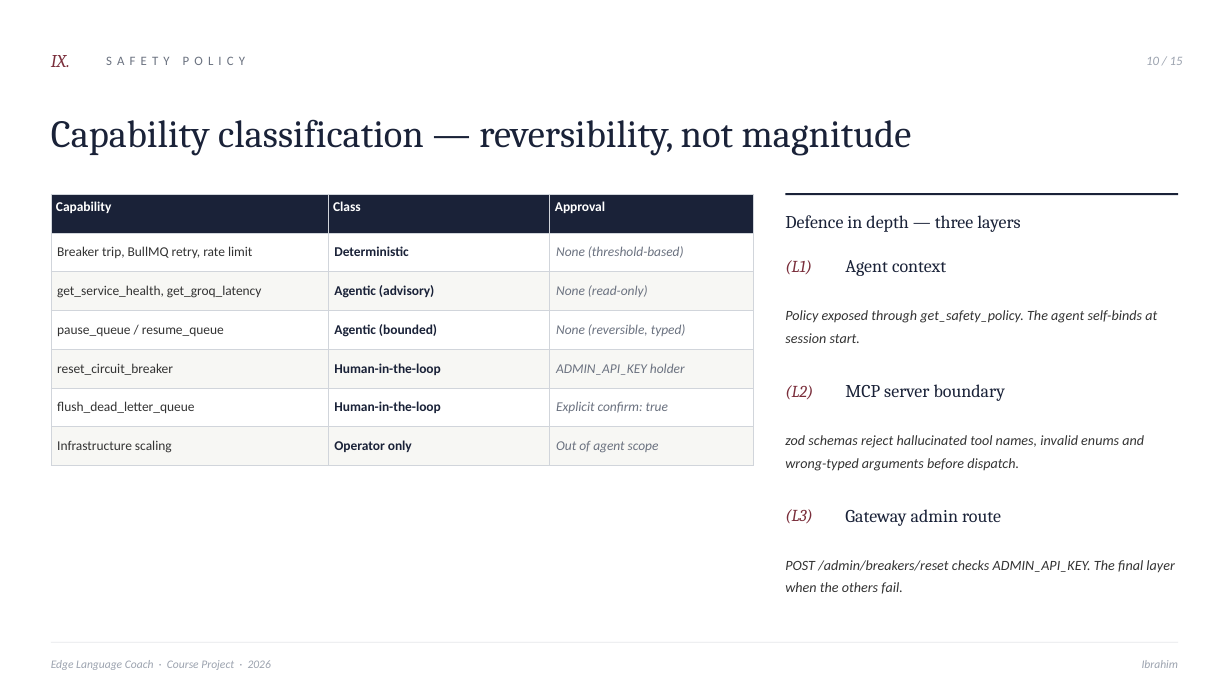
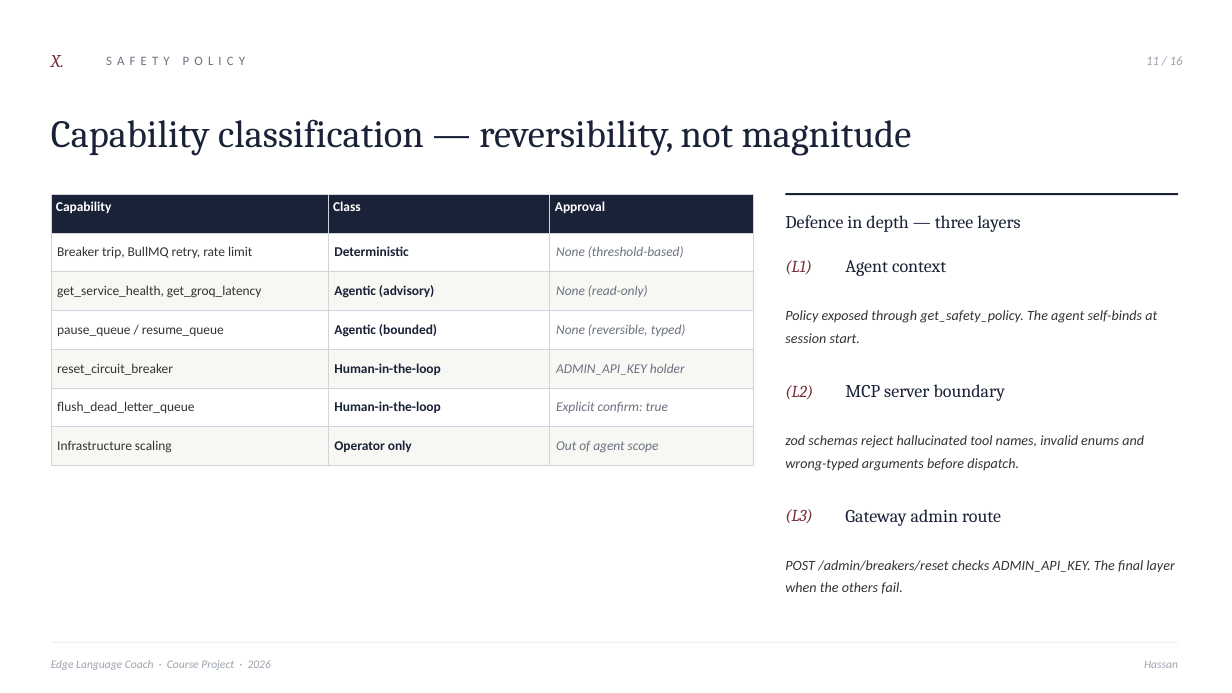
Before and after one commit to ibrahemaskar11/edge-language-coach, a slide deck: slide 11 of docs/edge-language-coach.pptx (slide 10 before the commit). Drawn at 1232x693 pixels with LibreOffice and Linux fonts; fonts in the diff are those of the drawing. Boxes give left, top, right and bottom in pixels: in the first picture for what was removed or moved away, otherwise in the second. Text is boxed around its words. In the diff, an @@ line names an element or a change of style, - is before the commit and + after.

```diff
--- a/docs/edge-language-coach.pptx
+++ b/docs/edge-language-coach.pptx
@@ text at box(51, 55, 64, 67): text changed @@
-IX.
+X.
@@ text at box(1146, 56, 1183, 65): text changed @@
-10 / 15
+11 / 16
@@ text at box(1144, 661, 1178, 668): text changed @@
-Ibrahim
+Hassan
```
Also in this commit, not shown: 12 other slides changed, 1 slide added.
